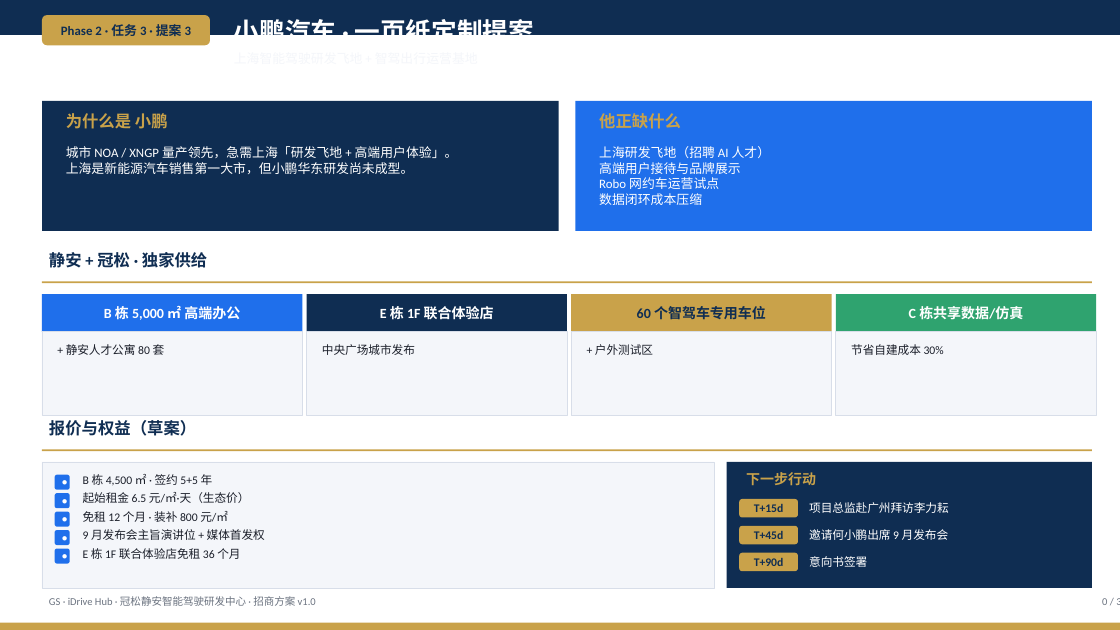
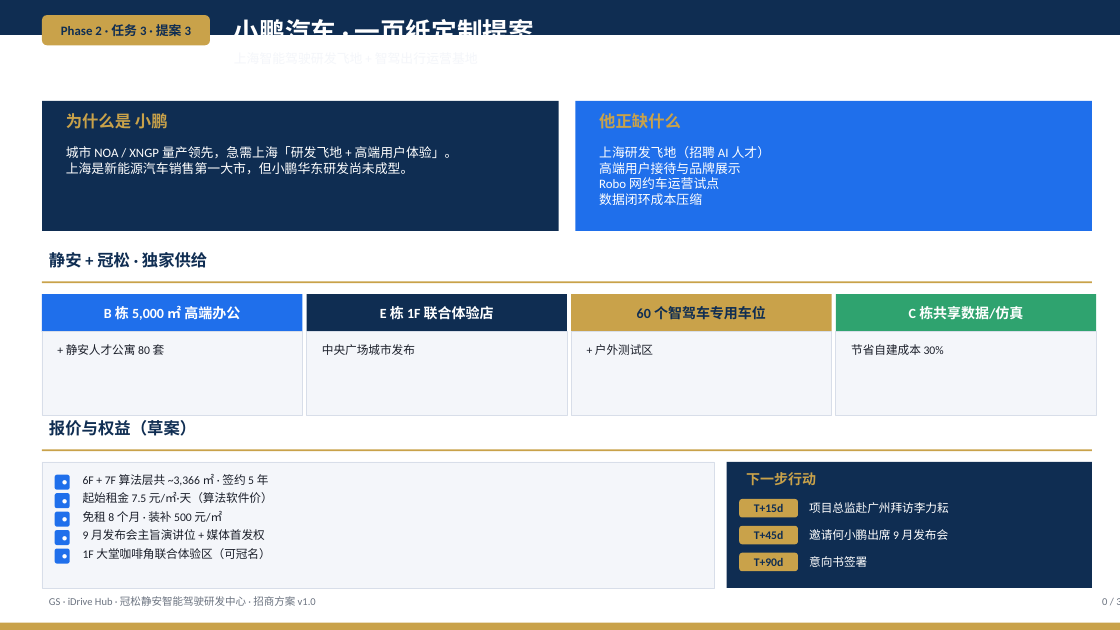
Before and after one commit to hujigang2010-maker/AIDEN, a slide deck: slide 17 of docs/deck/GS-iDrive-Hub-招商方案.pptx. Drawn at 1120x630 pixels with LibreOffice and Linux fonts; fonts in the diff are those of the drawing. Boxes give left, top, right and bottom in pixels: in the first picture for what was removed or moved away, otherwise in the second. Text is boxed around its words. In the diff, an @@ line names an element or a change of style, - is before the commit and + after.

```diff
--- a/docs/deck/GS-iDrive-Hub-招商方案.pptx
+++ b/docs/deck/GS-iDrive-Hub-招商方案.pptx
@@ text at (83,474,269,486): text changed @@
-B 栋 4,500 ㎡ · 签约 5+5 年
+6F + 7F 算法层共 ~3,366 ㎡ · 签约 5 年
@@ text at (83,492,273,503): text changed @@
-起始租金 6.5 元/㎡·天（生态价）
+起始租金 7.5 元/㎡·天（算法软件价）
@@ text at (83,511,222,522): text changed @@
-免租 12 个月 · 装补 800 元/㎡
+免租 8 个月 · 装补 500 元/㎡
@@ text at (83,548,270,559): text changed @@
-E 栋 1F 联合体验店免租 36 个月
+1F 大堂咖啡角联合体验区（可冠名）
```
Also in this commit, not shown: 15 other slides changed, 2 slides added, 2 slides removed, 6 other files.
